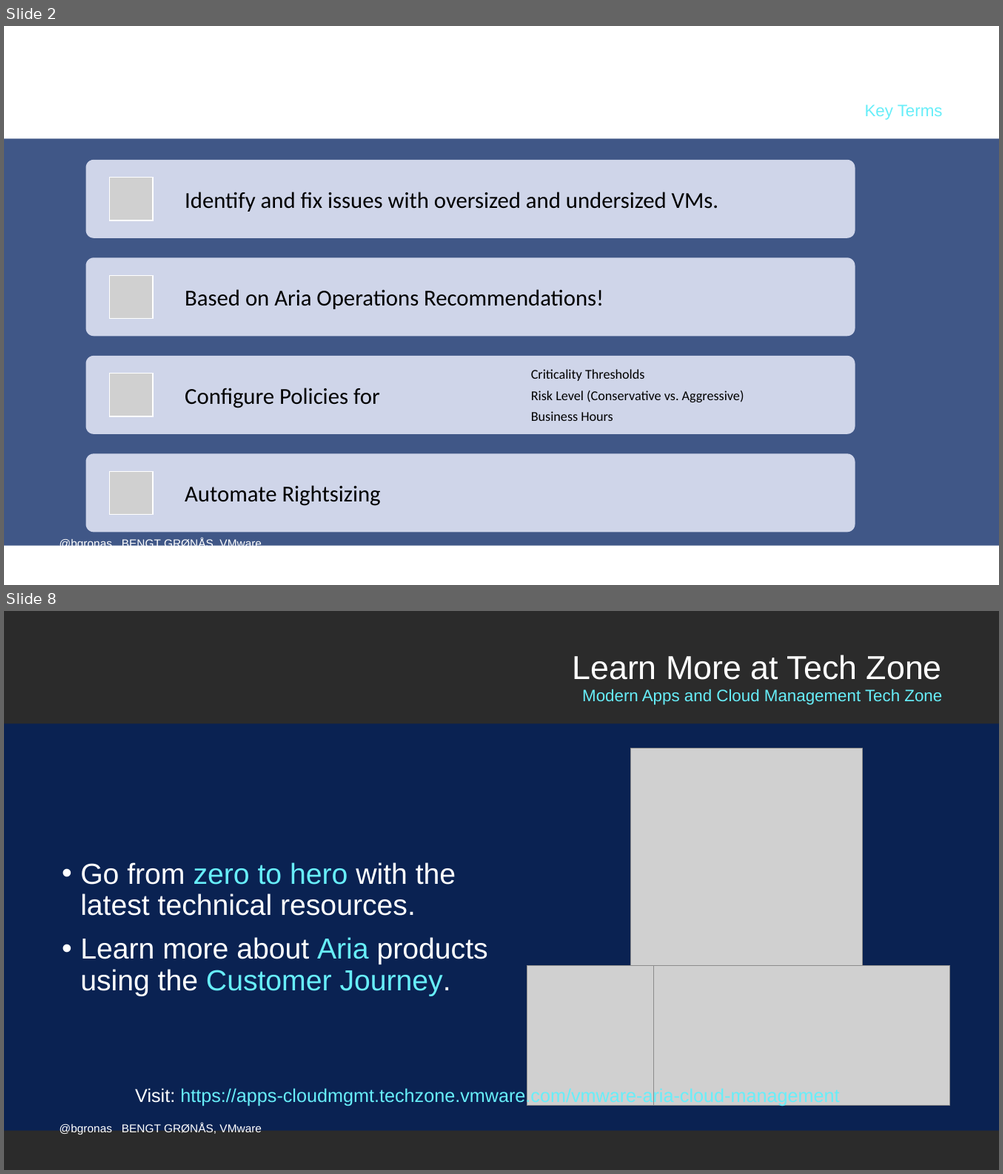
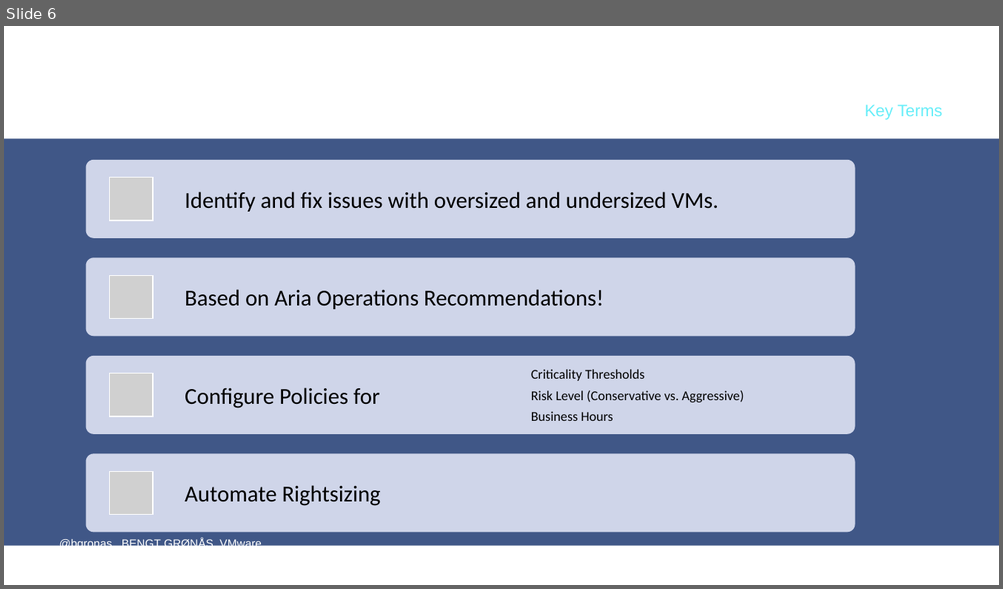
Before and after one commit to VMwareAria/VMwareAria.github.io, a slide deck: Presentations/Rightsizing[bgronas].pptx. Shown one above the other, each under a label of ours: slides 2 and 8 before the commit, slide 6 after it; the slides between them are not shown. The pictures are 1003x1174 and 1003x589 pixels, drawn with LibreOffice and Linux fonts; fonts in the diff are those of the drawing; grey boxes stand for pictures; background and template pictures are left out; a plain dark background stands for a picture behind light text. Boxes give left, top, right and bottom in pixels: in the first picture for what was removed or moved away, otherwise in the second. Text is boxed around its words. In the diff, an @@ line names an element or a change of style, - is before the commit and + after.

```diff
--- a/Presentations/Rightsizing[bgronas].pptx
+++ b/Presentations/Rightsizing[bgronas].pptx
@@ slide 8 removed at bbox=[4, 611, 999, 1170], background picture (left out); not listed: 2 template elements that a slide beside it also shows @@
@@ title removed at bbox=[572, 655, 942, 680] @@
-Learn More at Tech Zone
@@ subtitle removed at bbox=[582, 689, 942, 705] @@
-Modern Apps and Cloud Management Tech Zone
@@ picture removed at bbox=[631, 749, 862, 980] @@
@@ text removed at bbox=[80, 863, 488, 997] @@
-• Go from zero to hero with the latest technical resources.
-• Learn more about Aria products using the Customer Journey.
@@ picture removed at bbox=[527, 965, 654, 1105] @@
@@ picture removed at bbox=[654, 965, 950, 1105] @@
@@ text removed at bbox=[135, 1088, 839, 1107] @@
-Visit: https://apps-cloudmgmt.techzone.vmware.com/vmware-aria-cloud-management
@@ what was slide 2 is now slide 6 @@
```
Also in this commit, not shown: 5 slides changed, 1 other slide removed, 19 other files.
